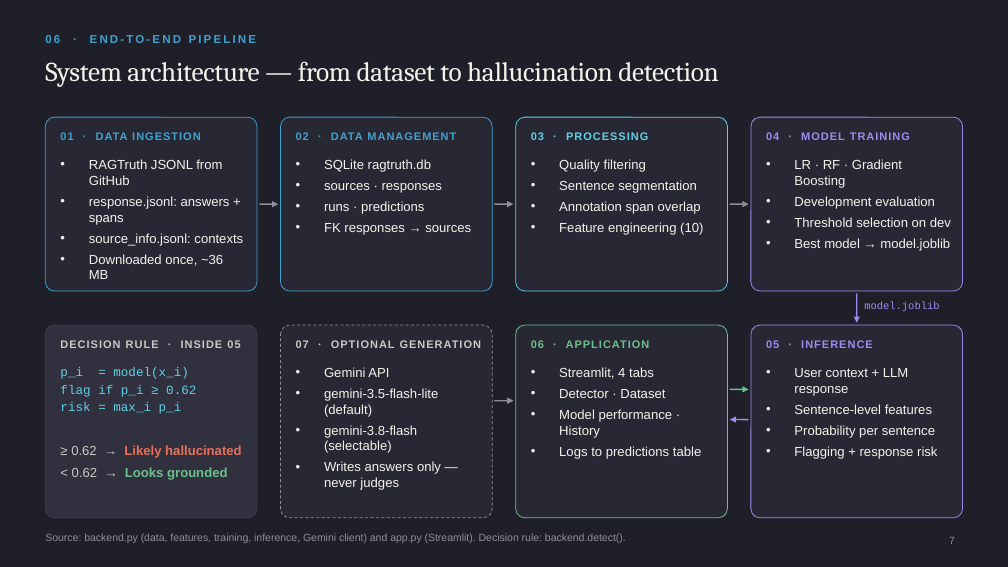
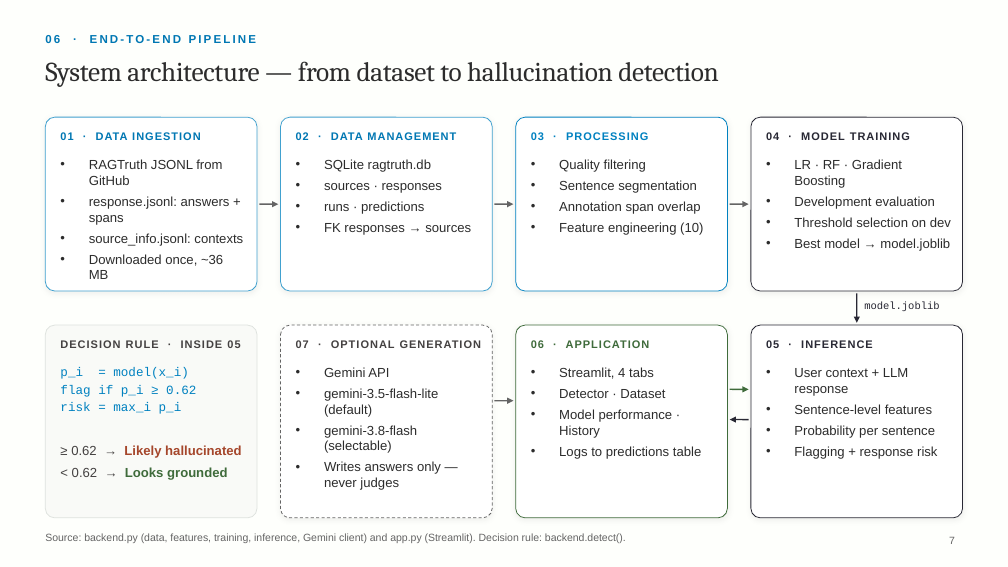
Before and after one commit to Kavaykhurana/ml_project, a slide deck: slide 7 of presentation/RAG_Hallucination_Detector.pptx. Drawn at 1008x567 pixels with LibreOffice and Linux fonts; fonts in the diff are those of the drawing. Boxes give left, top, right and bottom in pixels: in the first picture for what was removed or moved away, otherwise in the second. Text is boxed around its words. In the diff, an @@ line names an element or a change of style, - is before the commit and + after.

```diff
--- a/presentation/RAG_Hallucination_Detector.pptx
+++ b/presentation/RAG_Hallucination_Detector.pptx
@@ background #1F1F29 to #FEFFFC @@
@@ rounded rectangle at [45, 117, 257, 291]: fill #282834 to #FFFFFF; shadow on; proportions changed @@
@@ rounded rectangle at [281, 117, 492, 291]: fill #282834 to #FFFFFF; shadow on; proportions changed @@
@@ rounded rectangle at [516, 117, 727, 291]: fill #282834 to #FFFFFF; outline #5FD0E6 0.75 pt to #0081C0 0.75 pt; shadow on; proportions changed @@
@@ rounded rectangle at [751, 117, 963, 291]: fill #282834 to #FFFFFF; outline #9D8CF0 0.75 pt to #282834 0.75 pt; shadow on; proportions changed @@
@@ text colour #41A1CF to #0077B3 in 3 elements at [45, 35, 256, 43], [60, 132, 201, 140], [296, 132, 456, 140] @@
@@ text "03 · PROCESSING" at [531, 132, 648, 140]: text colour #5FD0E6 to #0081C0 @@
@@ arrow (259, 204) - (278, 204): stroke #8F8F9A 1.25 pt to #646464 1.25 pt @@
@@ arrow (495, 204) - (513, 204): stroke #8F8F9A 1.25 pt to #646464 1.25 pt @@
@@ arrow (730, 204) - (749, 204): stroke #8F8F9A 1.25 pt to #646464 1.25 pt @@
@@ arrow (857, 293) - (857, 323): stroke #9D8CF0 1.25 pt to #282834 1.25 pt @@
@@ text colour #9D8CF0 to #282834 in 3 elements at [766, 132, 910, 140], [766, 340, 873, 348], [864, 301, 939, 311] @@
@@ rounded rectangle at [45, 325, 257, 518]: fill #30303E to #F9FAF7; outline #3D3D4C 0.75 pt to #DEE2DE 0.75 pt; proportions changed @@
@@ rounded rectangle at [281, 325, 492, 518]: fill #282834 to #FFFFFF; outline #8F8F9A 0.75 pt dashed to #646464 0.75 pt dashed; shadow on; proportions changed @@
@@ rounded rectangle at [516, 325, 727, 518]: fill #282834 to #FFFFFF; outline #6CC08B 0.75 pt to #3F6B3B 0.75 pt; shadow on; proportions changed @@
@@ rounded rectangle at [751, 325, 963, 518]: fill #282834 to #FFFFFF; outline #9D8CF0 0.75 pt to #282834 0.75 pt; shadow on; proportions changed @@
@@ text "DECISION RULE · INSIDE 05" at [60, 340, 240, 348]: text colour #C9C9C2 to #444141 @@
@@ text "07 · OPTIONAL GENERATION" at [296, 340, 482, 348]: text colour #C9C9C2 to #444141 @@
@@ text "06 · APPLICATION" at [531, 340, 650, 348]: text colour #6CC08B to #3F6B3B @@
@@ text "p_i = model(x_i)" at [60, 367, 196, 414]: text colour #5FD0E6 to #0081C0 @@
@@ arrow (730, 389) - (749, 389): stroke #6CC08B 1.25 pt to #3F6B3B 1.25 pt @@
@@ text colour #F4F2EA to #2C2C2C in 8 elements at [45, 61, 719, 87], [89, 159, 243, 279], [324, 159, 471, 235], [559, 159, 703, 235], [794, 159, 951, 251], [324, 367, 441, 490], [559, 367, 701, 459], [794, 368, 937, 459] @@
@@ arrow (495, 401) - (513, 401): stroke #8F8F9A 1.25 pt to #646464 1.25 pt @@
@@ text "≥ 0.62 → Likely hallucinated" at [71, 445, 241, 480]: text colour #C9C9C2 to #444141 in "≥ 0.62 →", "< 0.62 →"; text colour #E8705A to #A5462B in "Likely hallucinated"; text colour #6CC08B to #3F6B3B in "Looks grounded" @@
@@ arrow (730, 420) - (749, 420): stroke #9D8CF0 1.25 pt to #282834 1.25 pt @@
@@ text "Source: backend.py (data, features, training, ..." at [45, 533, 626, 543]: text colour #8F8F9A to #646464 @@
@@ page number at [949, 537, 955, 544]: text colour #8F8F9A to #646464 @@
```
Also in this commit, not shown: 11 other slides changed, 1 other file.
